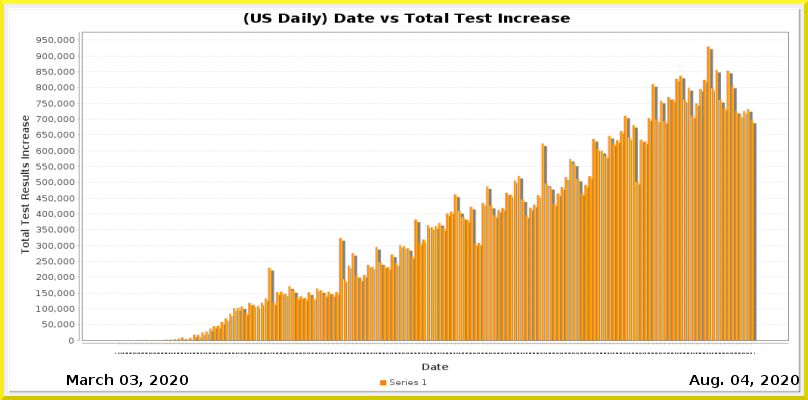
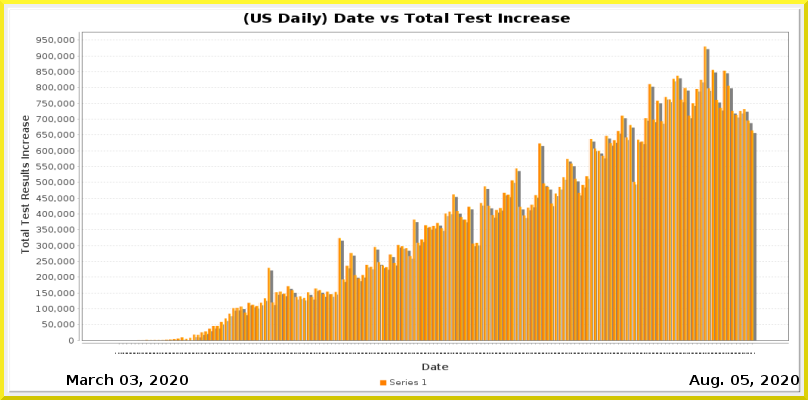
Two versions of the same layered image (808 x 400). Layer-by-layer changes:
painted on "Current Date" over [741, 375, 749, 385]
painted on "Date_vs_TestIncrease.png" over [134, 46, 757, 354]
